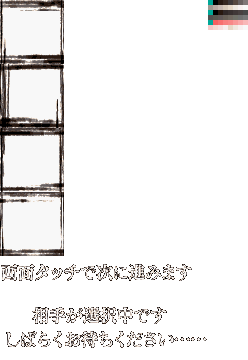
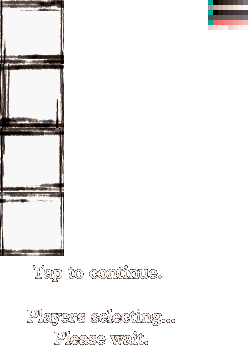
Comparing the layer stacks of the two w=248, h=360 images. Changes:
renamed "Layer 1" to "Layer 2", painted on it over 2, 264, 175, 345
painted on "Layer 0" over 1, 264, 207, 348
